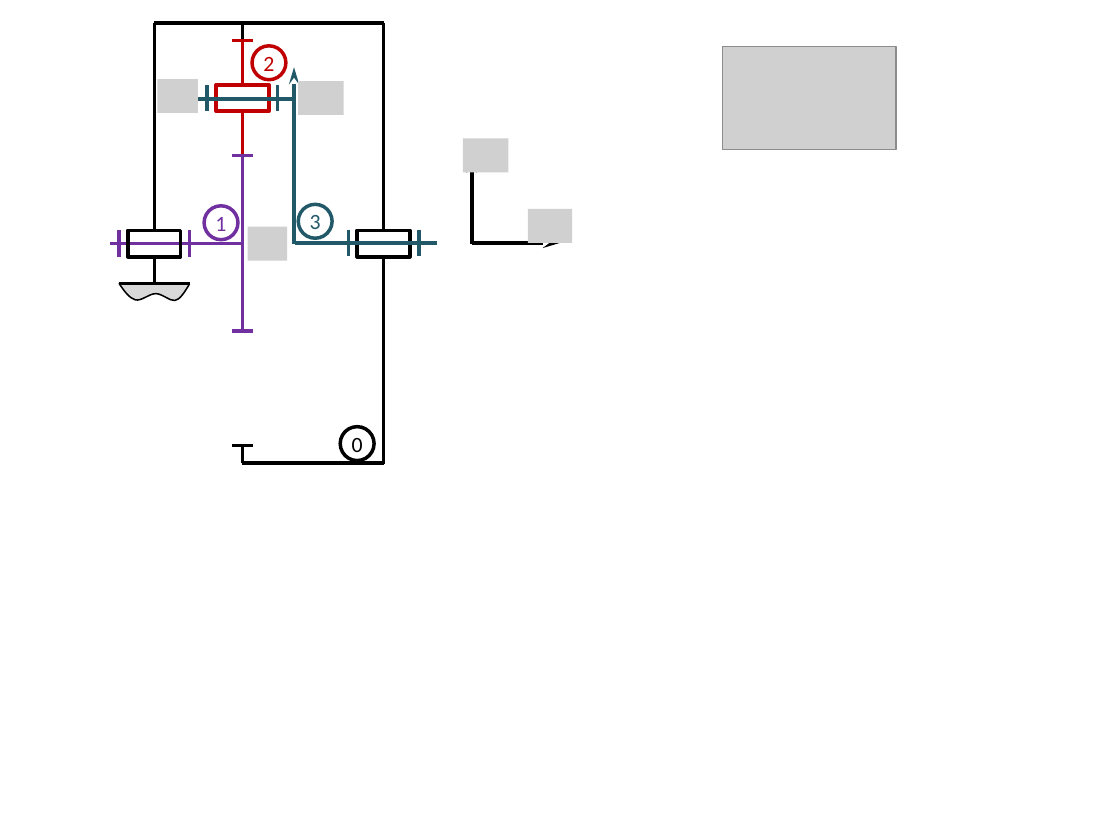
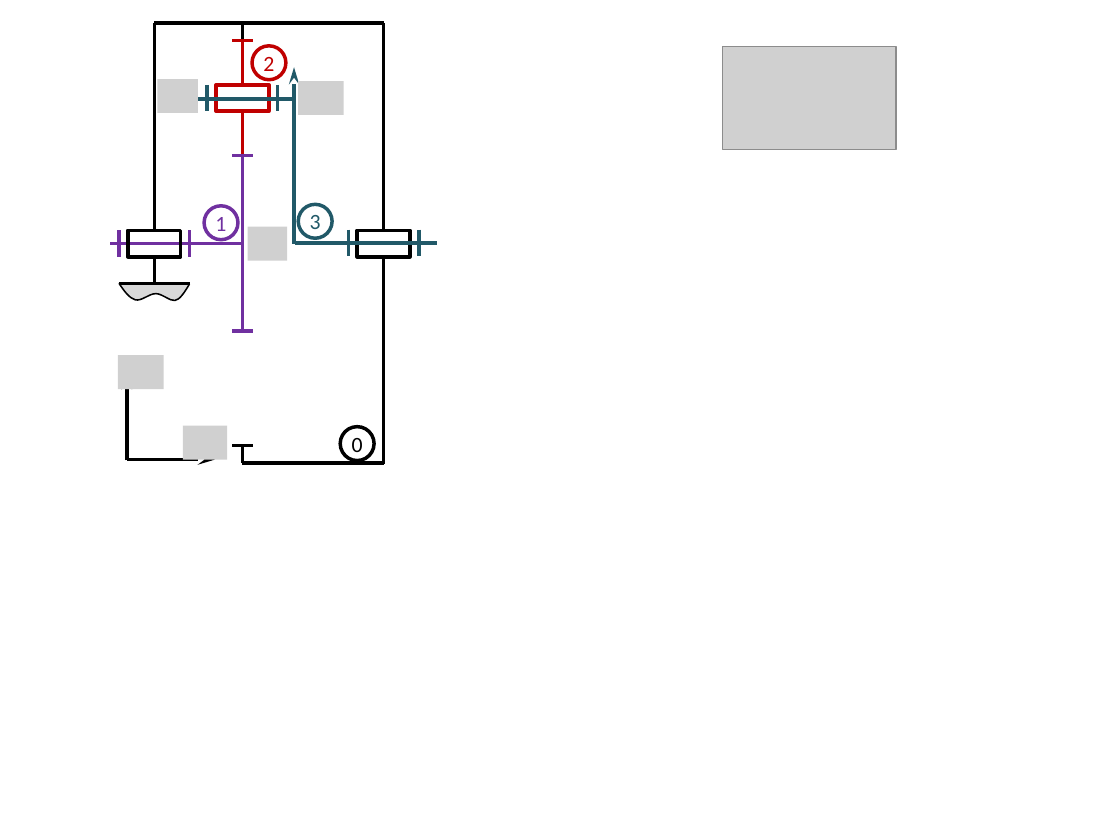
Before and after one commit to xpessoles/Cy_06_PSI_Energetique, a slide deck: slide 4 of Chapitre_01_Energetique/Révisions/TransmetteursPuissance/images/Figures.pptx. Drawn at 1120x840 pixels with LibreOffice and Linux fonts; fonts in the diff are those of the drawing; grey boxes stand for pictures. Boxes give left, top, right and bottom in pixels: in the first picture for what was removed or moved away, otherwise in the second. Text is boxed around its words. In the diff, an @@ line names an element or a change of style, - is before the commit and + after.

```diff
--- a/Chapitre_01_Energetique/Révisions/TransmetteursPuissance/images/Figures.pptx
+++ b/Chapitre_01_Energetique/Révisions/TransmetteursPuissance/images/Figures.pptx
@@ picture removed at (463,139,508,172) @@
@@ picture removed at (528,209,572,243) @@
@@ picture added at (118,355,164,389) @@
@@ arrow moved from (472, 244) - (472, 156) to (127, 460) - (127, 372) @@
@@ picture added at (183,426,227,459) @@
@@ arrow moved from (472, 243) - (560, 243) to (127, 459) - (215, 459) @@
```
Also in this commit, not shown: 3 other slides changed, 7 other files.
